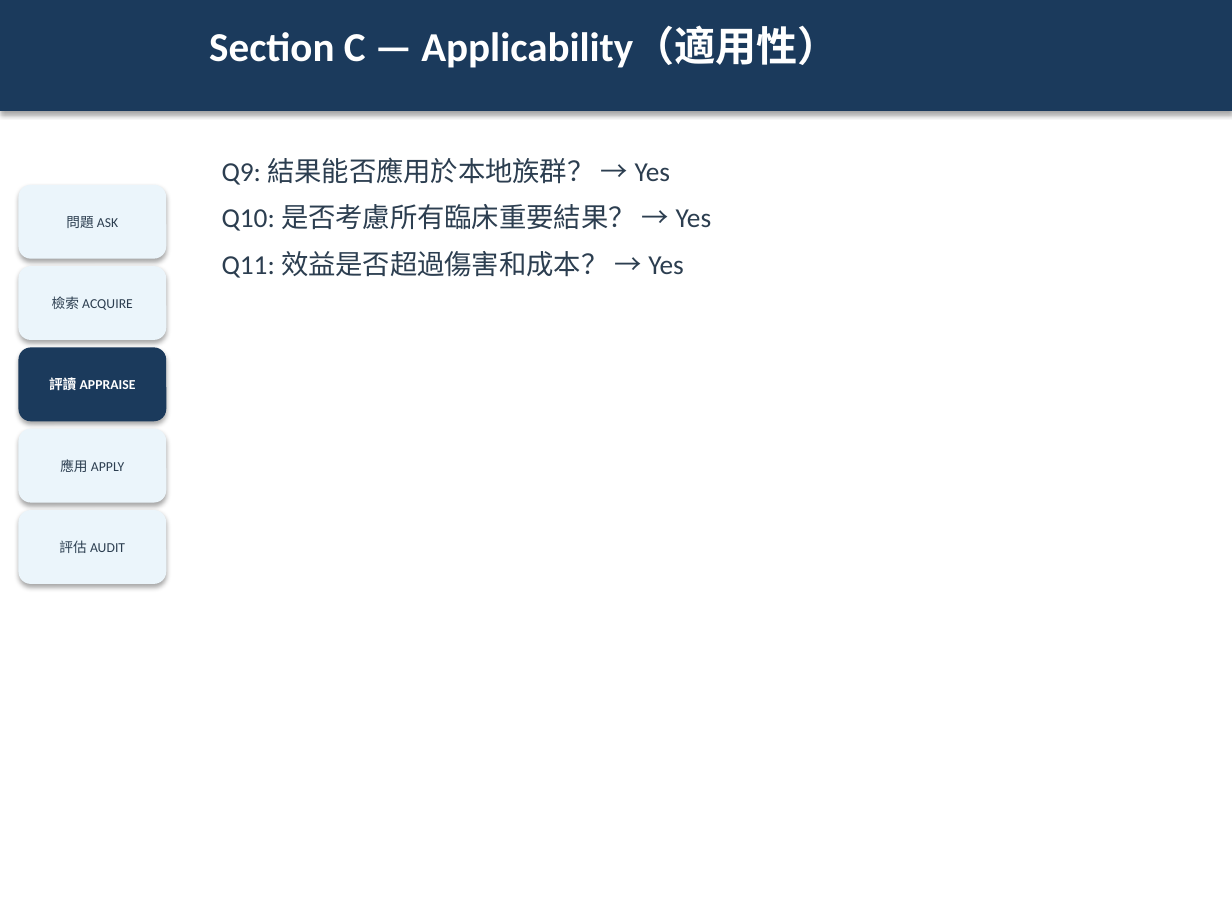
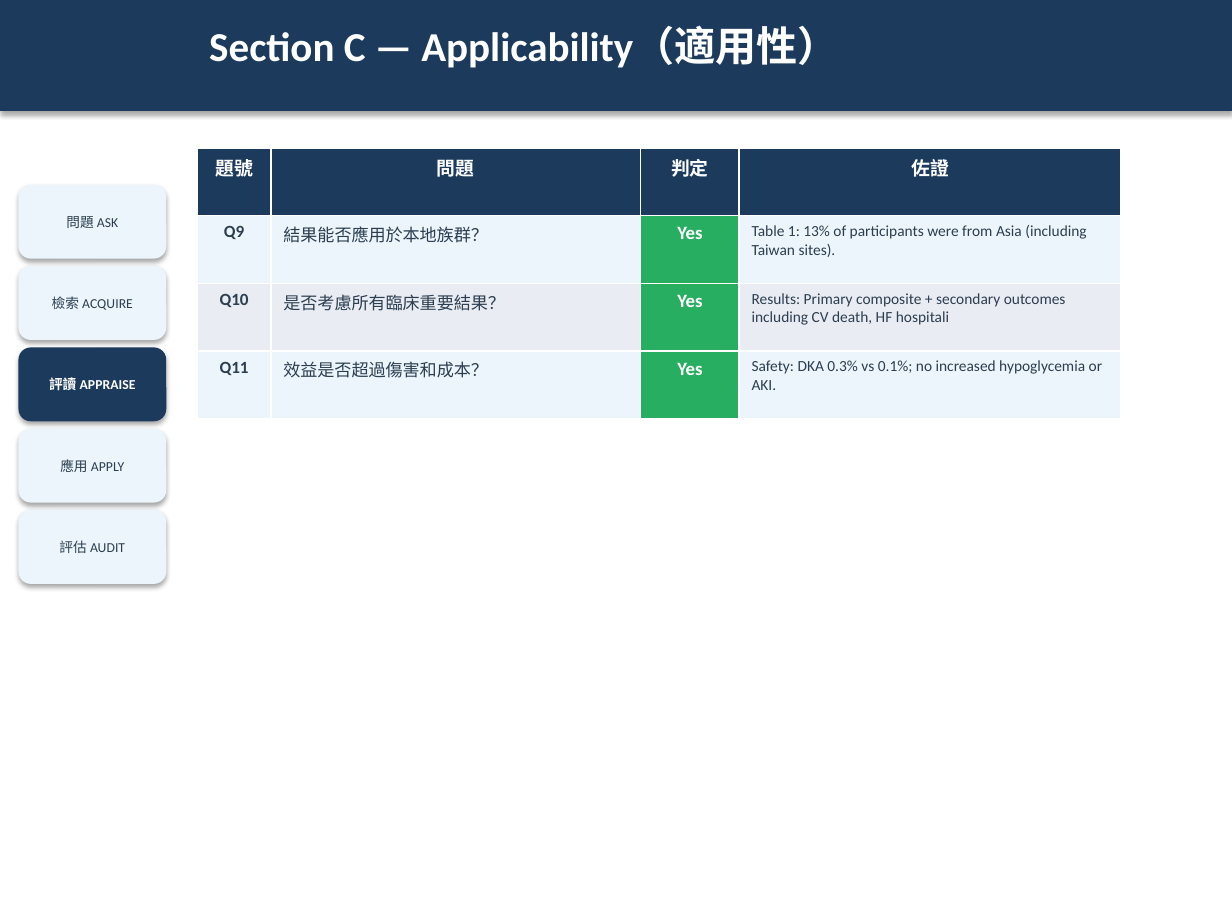
Before and after one commit to platypus31/ebm-report-pipeline, a slide deck: slide 27 of projects/example-sglt2i-ckd/06_slides/ebm-report.pptx (slide 14 before the commit). Drawn at 1232x924 pixels with LibreOffice and Linux fonts; fonts in the diff are those of the drawing. Boxes give left, top, right and bottom in pixels: in the first picture for what was removed or moved away, otherwise in the second. Text is boxed around its words. In the diff, an @@ line names an element or a change of style, - is before the commit and + after.

```diff
--- a/projects/example-sglt2i-ckd/06_slides/ebm-report.pptx
+++ b/projects/example-sglt2i-ckd/06_slides/ebm-report.pptx
@@ table added at <box>197,148,1121,419</box>, 4 rows, 4 columns @@
+題號 | 問題 | 判定 | 佐證
+Q9 | 結果能否應用於本地族群？ | Yes | Table 1: 13% of participants were from Asia (including Taiwan sites).
+Q10 | 是否考慮所有臨床重要結果？ | Yes | Results: Primary composite + secondary outcomes including CV death, HF hospitali
+Q11 | 效益是否超過傷害和成本？ | Yes | Safety: DKA 0.3% vs 0.1%; no increased hypoglycemia or AKI.
@@ text removed at <box>222,157,712,278</box> @@
-Q9: 結果能否應用於本地族群？ → Yes
-Q10: 是否考慮所有臨床重要結果？ → Yes
-Q11: 效益是否超過傷害和成本？ → Yes
```
Also in this commit, not shown: 13 other slides changed, 22 slides added, 3 other files.
